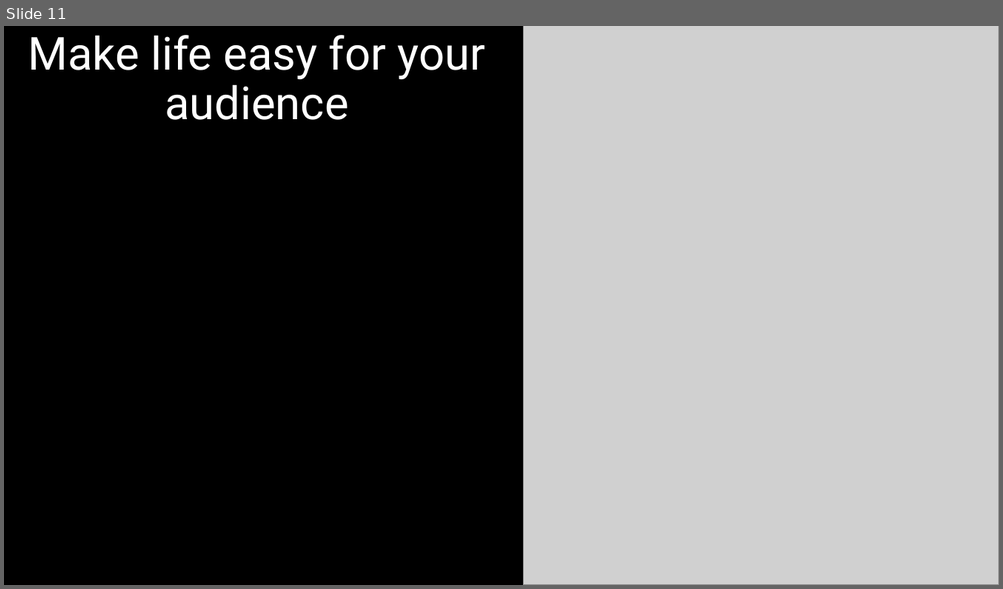
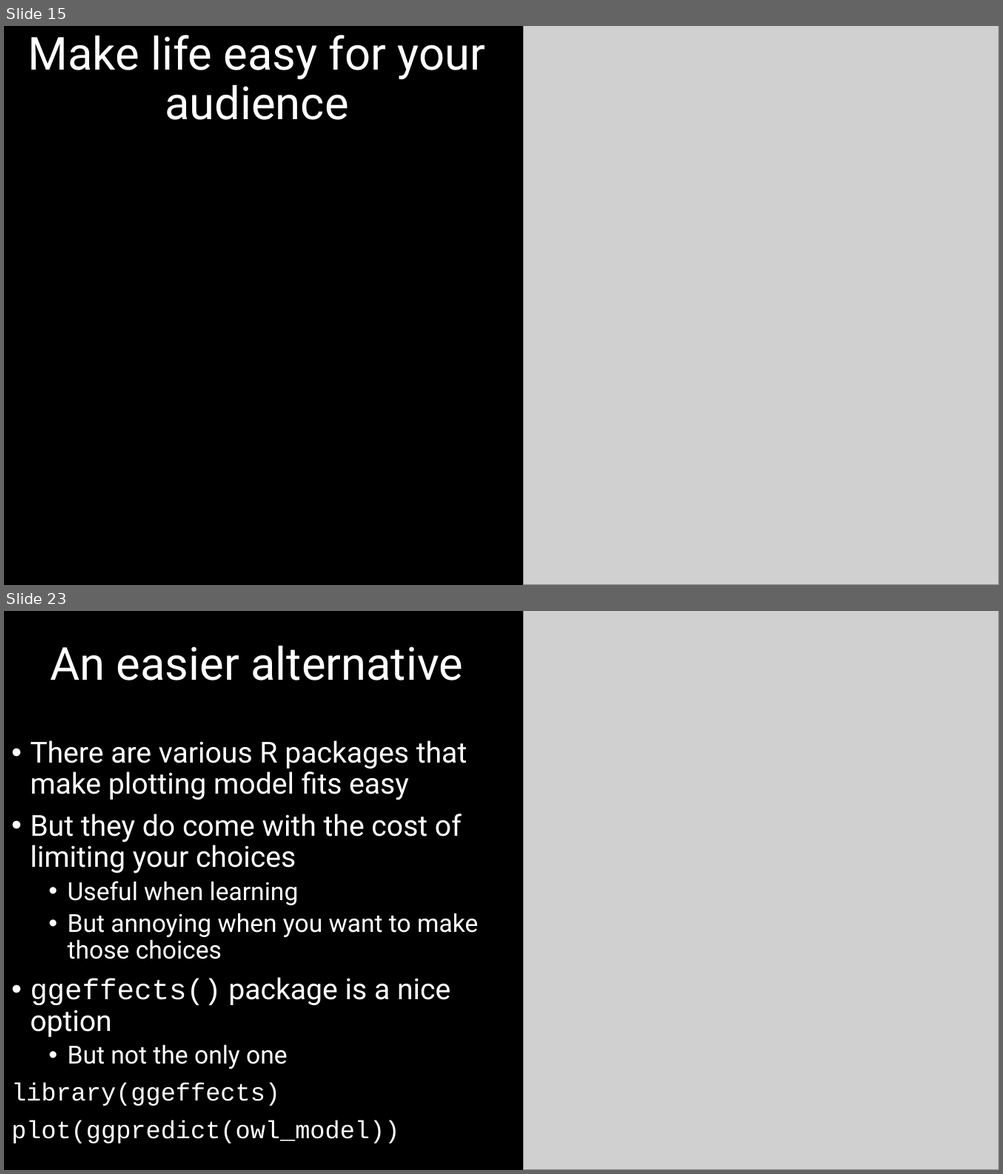
Before and after one commit to DeonRoos/stats-for-biologists, a slide deck: Lecture 5 - Cont LM/Slides/interpret_lm_cont.pptx. Shown one above the other, each under a label of ours: slide 11 before the commit, slides 15 and 23 after it; the slides between them are not shown. The pictures are 1003x589 and 1003x1174 pixels, drawn with LibreOffice and Linux fonts; fonts in the diff are those of the drawing; grey boxes stand for pictures. Boxes give left, top, right and bottom in pixels: in the first picture for what was removed or moved away, otherwise in the second. Text is boxed around its words. In the diff, an @@ line names an element or a change of style, - is before the commit and + after.

```diff
--- a/Lecture 5 - Cont LM/Slides/interpret_lm_cont.pptx
+++ b/Lecture 5 - Cont LM/Slides/interpret_lm_cont.pptx
@@ slide 23 added at [4, 611, 999, 1170], background #000000 @@
@@ picture added at [523, 611, 999, 1170] @@
@@ title added at [50, 645, 463, 681], 44 pt, text #FFFFFF @@
+An easier alternative
@@ text added at [11, 741, 478, 1144], 28 pt, text #FFFFFF @@
+• There are various R packages that make plotting model fits easy
+• But they do come with the cost of limiting your choices
+  • Useful when learning
+  • But annoying when you want to make those choices
+• ggeffects() package is a nice option
+  • But not the only one
+library(ggeffects)
+plot(ggpredict(owl_model))
@@ what was slide 11 is now slide 15 @@
```
Also in this commit, not shown: 3 slides changed, 12 other slides added, 33 other files.
